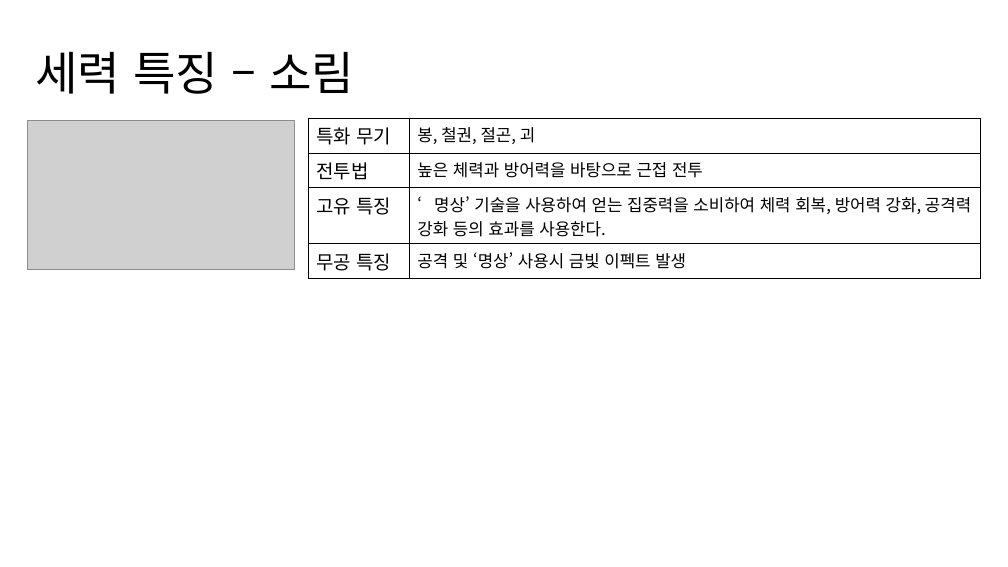
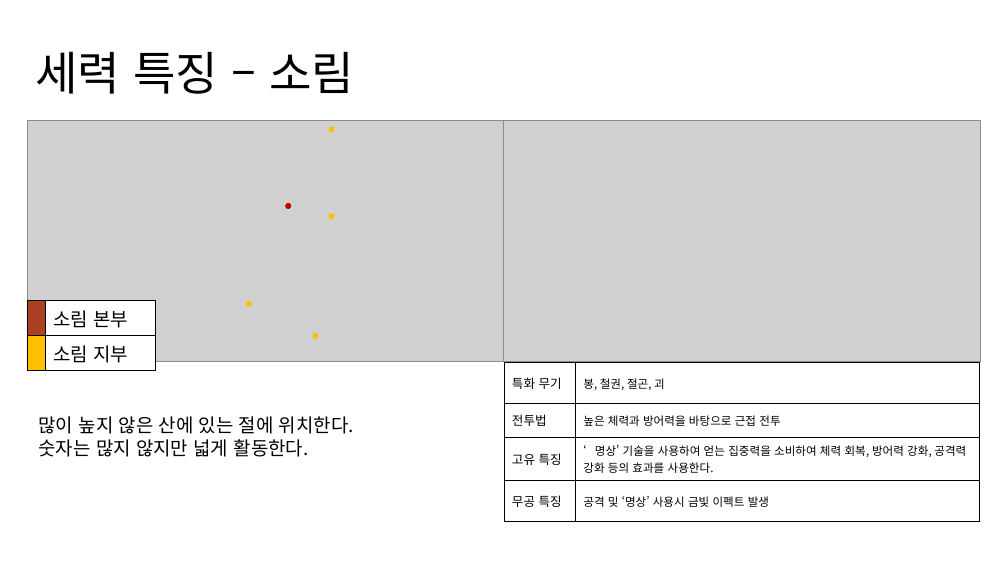
Before and after one commit to yjk0401/unityenginebasic_9th, a slide deck: slide 8 of 기획/세력 기획서.pptx (slide 7 before the commit). Drawn at 1008x567 pixels with LibreOffice and Linux fonts; fonts in the diff are those of the drawing; grey boxes stand for pictures. Boxes give left, top, right and bottom in pixels: in the first picture for what was removed or moved away, otherwise in the second. Text is boxed around its words. In the diff, an @@ line names an element or a change of style, - is before the commit and + after.

```diff
--- a/기획/세력 기획서.pptx
+++ b/기획/세력 기획서.pptx
@@ picture: place and size @@
-picture at [27,120,295,269]
+picture at [504,120,980,361]
@@ table added at [28,301,155,367], 2 rows, 2 columns @@
+ | 소림 본부
+ | 소림 지부
@@ group added at [27,120,504,361]: 5 ellipses, 1 picture @@
@@ table at [504,362,979,522] @@
@@ size 18 to 12 pt in "특화 무기", "전투법", "고유 특징", "무공 특징" @@
@@ size 16 to 11 pt in "봉, 철권, 절곤, 괴", "높은 체력과 방어력을 바탕으로 근접 전투", "‘명상’ 기술을 사용하여 얻는 집중력을 소비하여 체력 ...", "공격 및 ‘명상’ 사용시 금빛 이펙트 발생" @@
@@ table: place and size @@
-table at [309,118,982,275]
+table at [504,362,979,522]
@@ text added at [39,416,354,457], 18 pt, text #000000 @@
+많이 높지 않은 산에 있는 절에 위치한다.
+숫자는 많지 않지만 넓게 활동한다.
```
Also in this commit, not shown: 13 other slides changed, 1 slide added, 1 other file.
